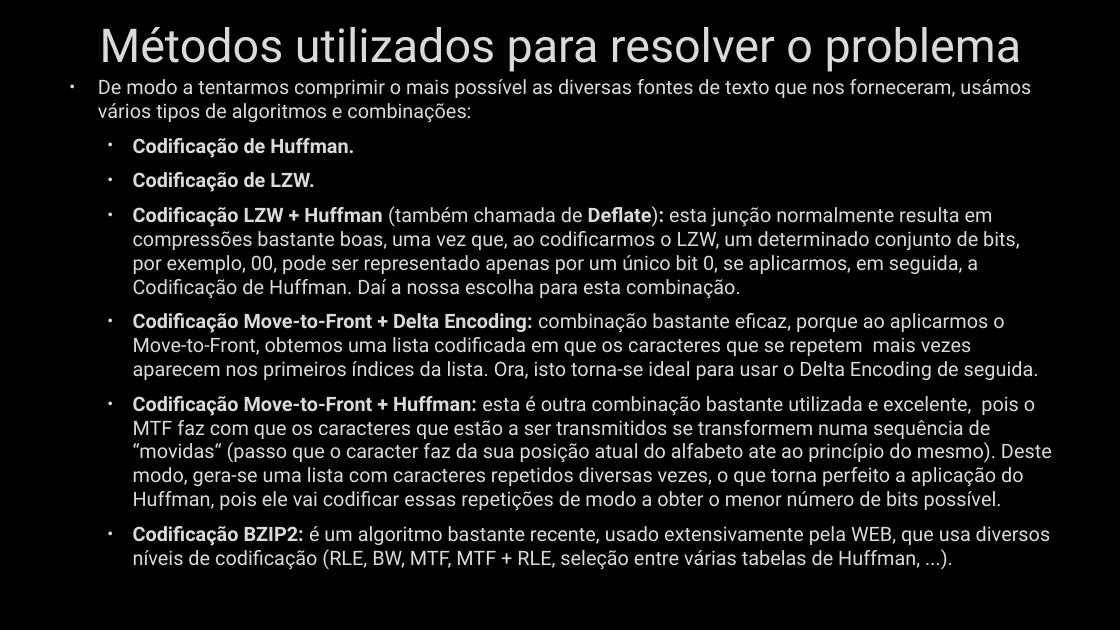
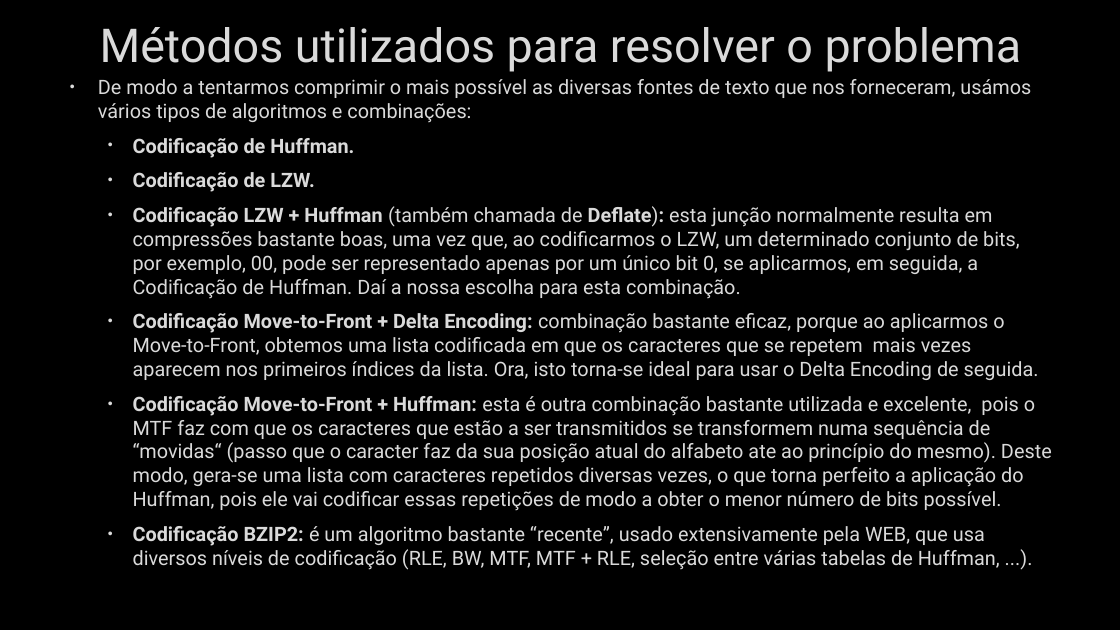
Before and after one commit to PolpEdu/TrabalhoTP2, a slide deck: slide 14 of PowerPoint final.pptx. Drawn at 1120x630 pixels with LibreOffice and Linux fonts; fonts in the diff are those of the drawing; background and template pictures are left out. Boxes give left, top, right and bottom in pixels: in the first picture for what was removed or moved away, otherwise in the second. Text is boxed around its words. In the diff, an @@ line names an element or a change of style, - is before the commit and + after.

```diff
--- a/PowerPoint final.pptx
+++ b/PowerPoint final.pptx
@@ text at (133,526,1000,570): text changed @@
-  • Codificação BZIP2: é um algoritmo bastante recente, usado extensivamente pela WEB, que usa diversos níveis de codificação (RLE, BW, MTF, MTF + RLE, seleção entre várias tabelas de Huffman, ...).
+  • Codificação BZIP2: é um algoritmo bastante “recente”, usado extensivamente pela WEB, que usa diversos níveis de codificação (RLE, BW, MTF, MTF + RLE, seleção entre várias tabelas de Huffman, ...).
```
Also in this commit, not shown: 1 other slide changed.
